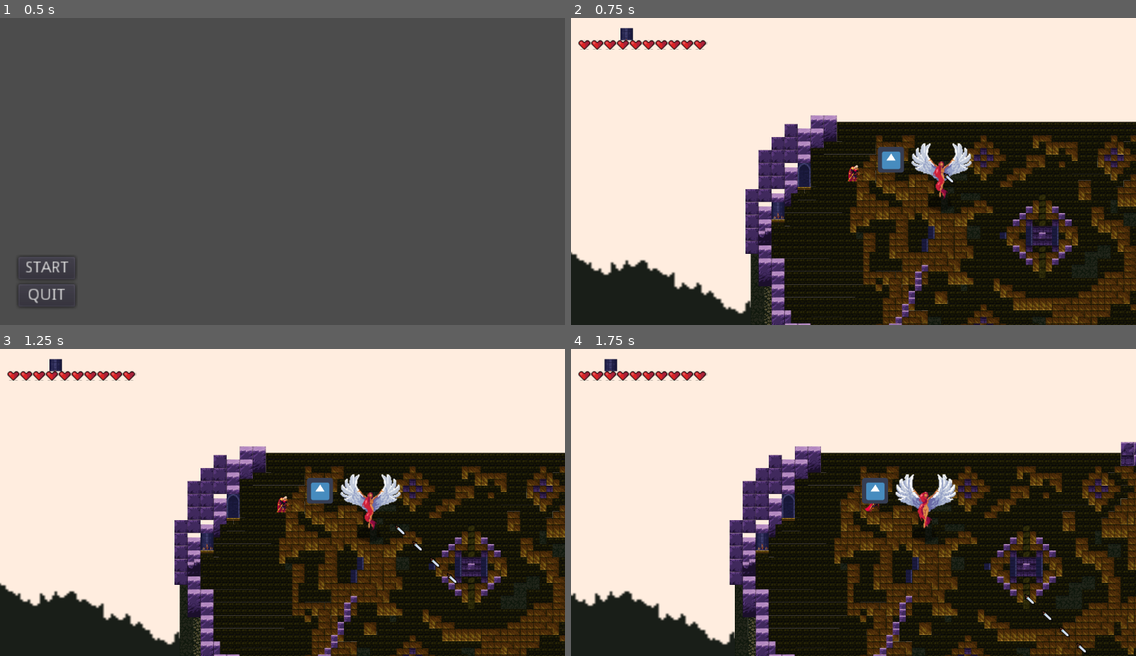
Above: before the commit, frames 1-4 (two rows, left to right).
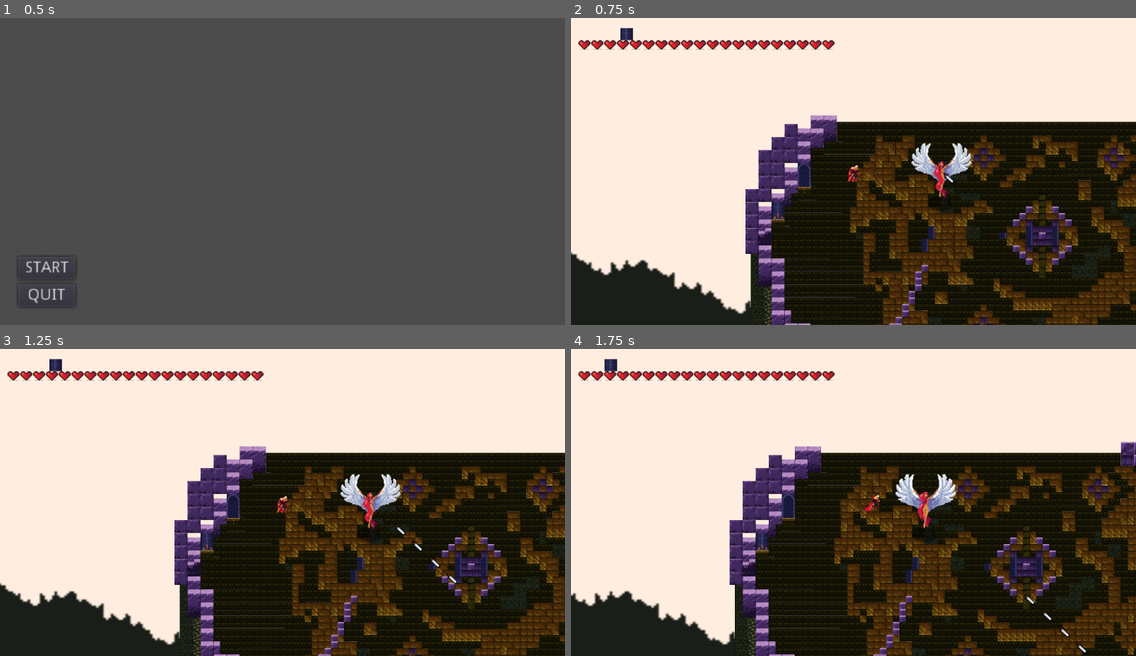
Above: after the commit, the same moments.

Repository: HaMGPO/final_homework
Game: Godot game, scene res://ui/MENU.tscn
The game is run twice, just before and just after one commit, with the same random seed, the same clock (stepped at 60 frames per second) and the same inputs. The engine's default icon, where the game draws it, is replaced by a stand-in: a white triangle on a blue panel in a dark square.
Inputs:
- Up to frame 1 (0.5 s): no input
- Up to frame 2 (0.75 s): click "START" at 0.5 s
- Up to frame 3 (1.25 s): no input
- Up to frame 4 (1.75 s): hold Right (ui_right) from 1.28 s (still down)

Frame 1 is identical in both runs. In frame 2, 0.9% of the frame differs, in the area x 24-59%, y 7-51%; in frame 3, 0.9%; in frame 4, 0.9%.

Commit message:
version correcta

Diff:
--- a/Stats.tscn
+++ b/Stats.tscn
@@ -4,3 +4,5 @@
 
 [node name="Stats" type="Node"]
 script = ExtResource( 1 )
+damage = 10
+max_health = 200
--- a/World.tscn
+++ b/World.tscn
@@ -9,7 +9,6 @@
 [ext_resource path="res://world/tileset/Clouds.png" type="Texture" id=7]
 [ext_resource path="res://world/tileset/tiles.png" type="Texture" id=8]
 [ext_resource path="res://world/tileset/Stone_tileset.png" type="Texture" id=9]
-[ext_resource path="res://icon.png" type="Texture" id=10]
 [ext_resource path="res://ui/HealthUI.tscn" type="PackedScene" id=11]
 [ext_resource path="res://enemies/enemy.tscn" type="PackedScene" id=12]
 
@@ -1392,9 +1391,6 @@
 18/shapes = [  ]
 18/z_index = 0
 
-[sub_resource type="RectangleShape2D" id=4]
-extents = Vector2( 32, 31.5 )
-
 [node name="World" type="Node2D"]
 position = Vector2( 50, 113 )
 
@@ -1469,16 +1465,6 @@
 [node name="RemoteTransform2D" type="RemoteTransform2D" parent="YSort/Player"]
 remote_path = NodePath("../../../Camera2D")
 
-[node name="Obstacle" type="Area2D" parent="."]
-position = Vector2( 101, 85 )
-
-[node name="Sprite" type="Sprite" parent="Obstacle"]
-texture = ExtResource( 10 )
-
-[node name="CollisionShape2D" type="CollisionShape2D" parent="Obstacle"]
-position = Vector2( 0, -0.5 )
-shape = SubResource( 4 )
-
 [node name="enemy" parent="." instance=ExtResource( 12 )]
 position = Vector2( 225, 114 )
 scale = Vector2( 1.8, 1.8 )
--- a/enemies/attacks/AreaAttack.tscn
+++ b/enemies/attacks/AreaAttack.tscn
@@ -97,7 +97,7 @@
 collision_layer = 64
 collision_mask = 3
 script = ExtResource( 3 )
-damage = 20
+damage = 40
 
 [node name="AnimatedSprite" type="AnimatedSprite" parent="." index="0"]
 position = Vector2( -1.14905, -0.0883902 )
--- a/enemies/enemy.tscn
+++ b/enemies/enemy.tscn
@@ -96,7 +96,7 @@
 [node name="AnimatedSprite" type="AnimatedSprite" parent="."]
 frames = SubResource( 9 )
 animation = "Fly"
-frame = 4
+frame = 3
 playing = true
 
 [node name="ShadowSprite" type="Sprite" parent="."]
Not shown: 1 places in World.tscn that only renumber resources
